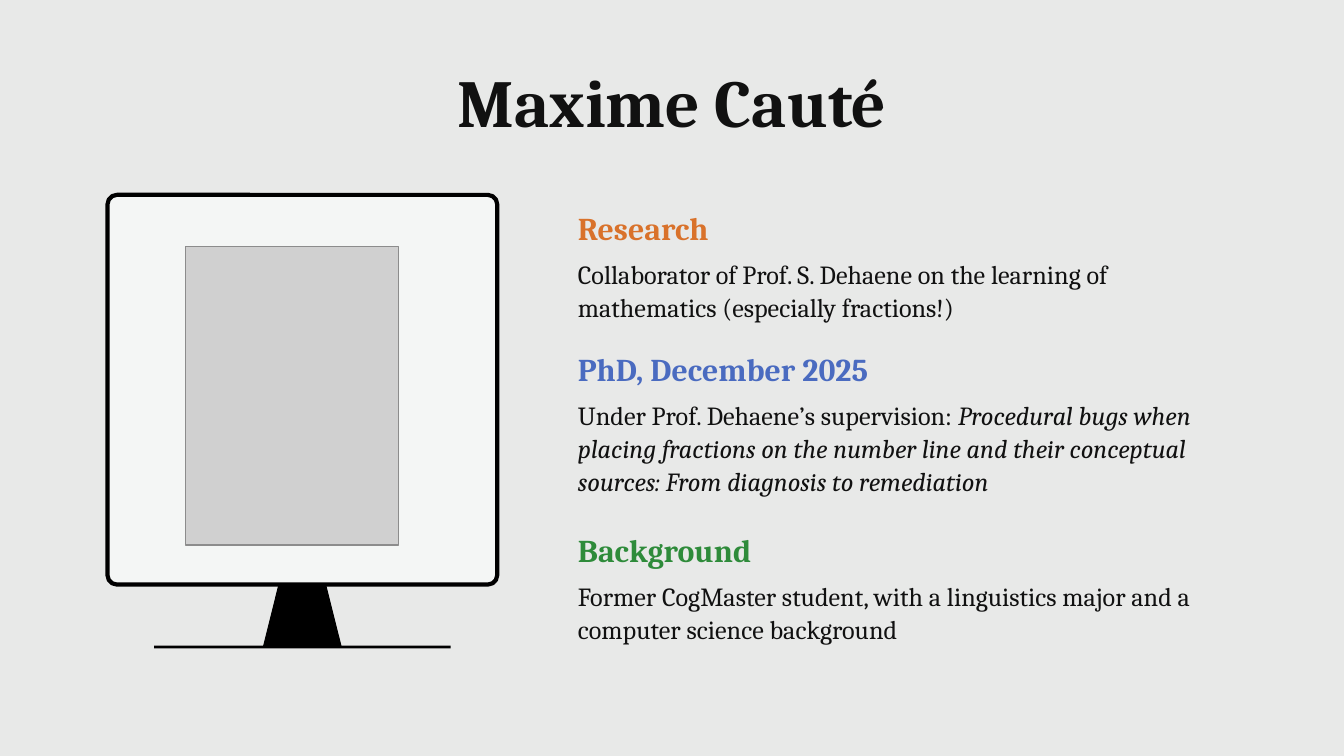
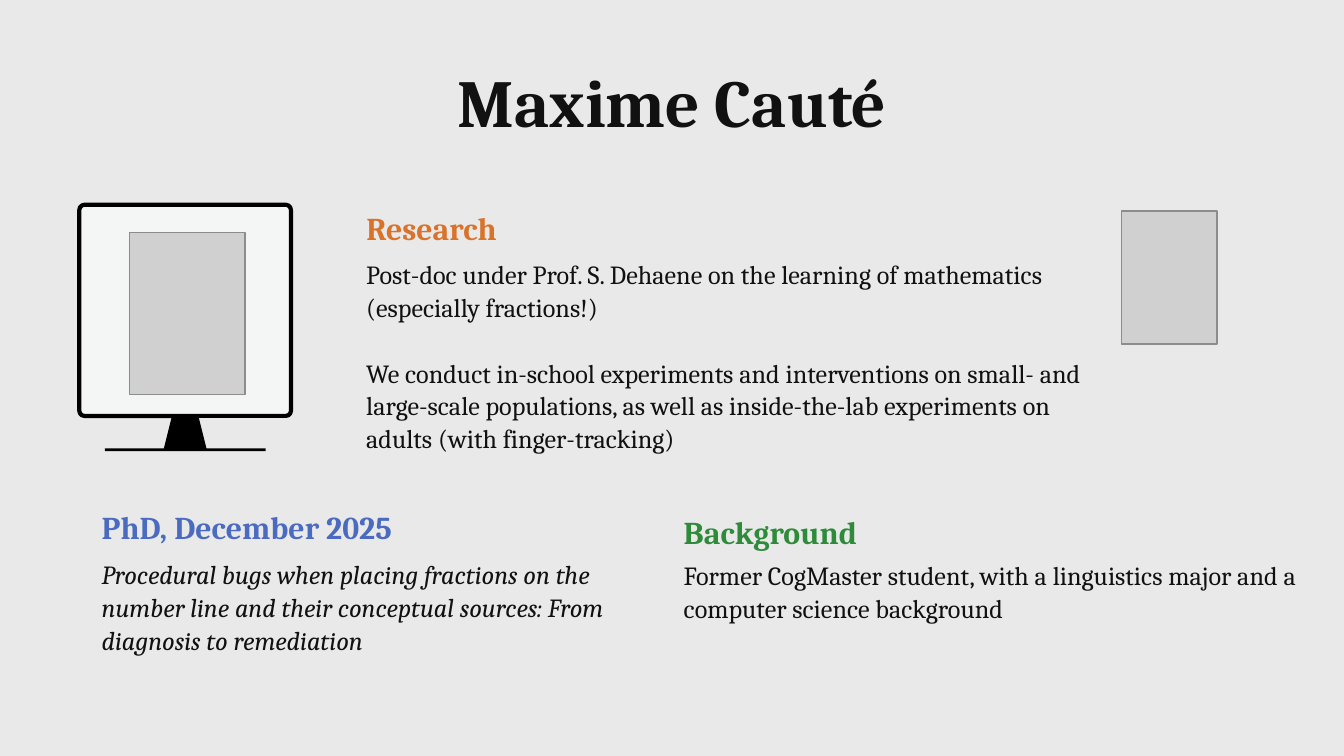
Before and after one commit to MaximeCaute/CogSupParis-Core-1, a slide deck: slide 3 of 2026-2027/S1/Session-01/Session_01_Course_introduction.odp. Drawn at 1344x756 pixels with LibreOffice and Linux fonts; fonts in the diff are those of the drawing; grey boxes stand for pictures. Boxes give left, top, right and bottom in pixels: in the first picture for what was removed or moved away, otherwise in the second. Text is boxed around its words. In the diff, an @@ line names an element or a change of style, - is before the commit and + after.

Commit message:
Reworked presentation: reduced photo size, added more details about my specific work, added Dehaene's photo

```diff
--- a/2026-2027/S1/Session-01/Session_01_Course_introduction.odp
+++ b/2026-2027/S1/Session-01/Session_01_Course_introduction.odp
@@ rounded rectangle: place and size @@
-rounded rectangle at [108, 195, 497, 585]
+rounded rectangle at [79, 204, 290, 415]
@@ text "Research": place and size @@
-text "Research" at [578, 218, 708, 241]
+text "Research" at [366, 218, 496, 241]
@@ picture: place and size @@
-picture at [185, 247, 399, 546]
+picture at [129, 233, 245, 394]
@@ picture added at [1121, 211, 1216, 344] @@
@@ text at [366, 265, 1080, 454]: text changed @@
-Collaborator of Prof. S. Dehaene on the learning of mathematics (especially fractions!)
+Post-doc under Prof. S. Dehaene on the learning of mathematics (especially fractions!)
+We conduct in-school experiments and interventions on small- and large-scale populations, as well as inside-the-lab experiments on adults (with finger-tracking)
@@ trapezoid: place and size @@
-trapezoid at [263, 585, 341, 646]
+trapezoid at [164, 417, 206, 450]
@@ line moved from (155, 646) - (450, 646) to (105, 450) - (266, 450) @@
@@ text "PhD, December 2025": place and size @@
-text "PhD, December 2025" at [578, 359, 868, 385]
+text "PhD, December 2025" at [102, 517, 392, 543]
@@ text "Background": place and size @@
-text "Background" at [578, 540, 751, 569]
+text "Background" at [684, 522, 857, 551]
@@ text at [102, 565, 604, 656]: text changed @@
-Under Prof. Dehaene’s supervision: Procedural bugs when placing fractions on the number line and their conceptual sources: From diagnosis to remediation
+Procedural bugs when placing fractions on the number line and their conceptual sources: From diagnosis to remediation
@@ text "Former CogMaster student, with a ...": place and size @@
-text "Former CogMaster student, with a ..." at [578, 588, 1190, 645]
+text "Former CogMaster student, with a ..." at [684, 567, 1296, 624]
```
Also in this commit, not shown: 1 slide removed.
